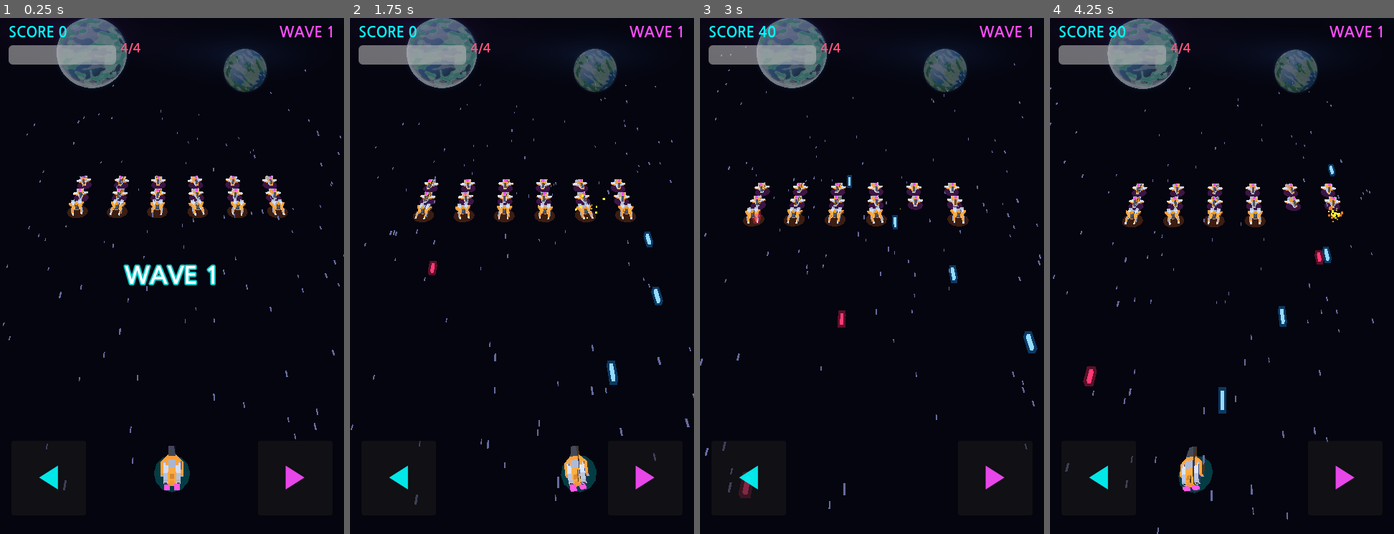
Above: before the commit, frames 1-4 (left to right).
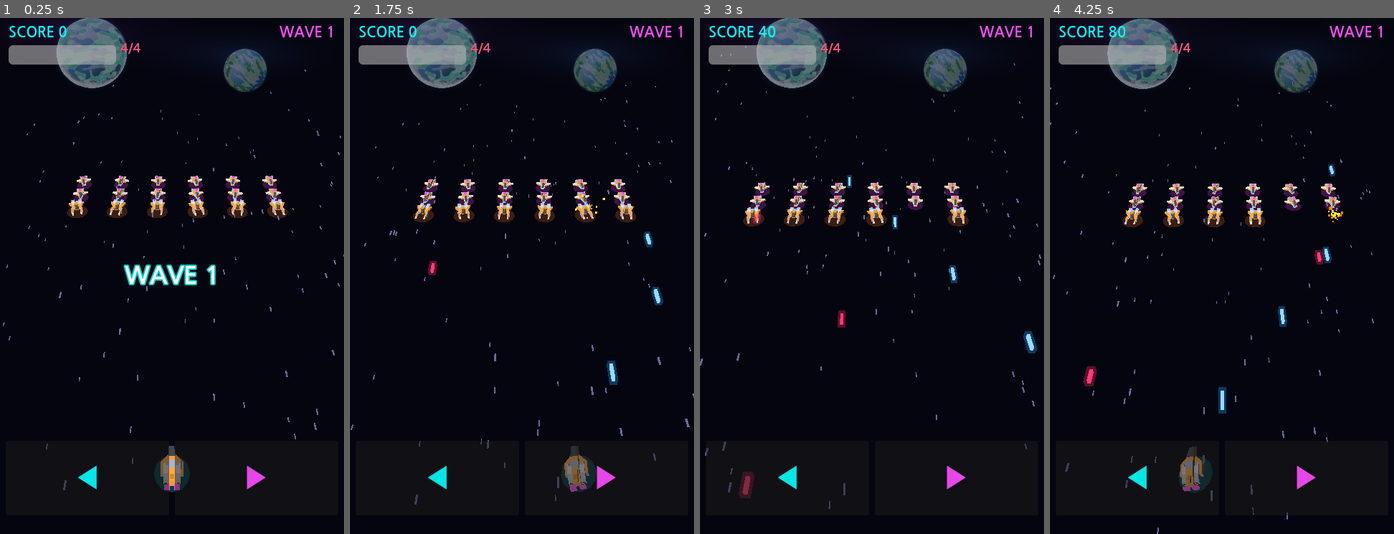
Above: after the commit, the same moments.

Repository: kjw5541a-hash/space-invader26
Game: Godot game, scene res://main3d.tscn
The game is run twice, just before and just after one commit, with the same random seed, the same clock (stepped at 60 frames per second) and the same inputs.
Inputs (mouse positions are in pixels of both pictures, inside the frame that each line leads up to):
- Up to frame 1 (0.25 s): no input
- Up to frame 2 (1.75 s): tap Enter at 0.5, 0.6, 1.35 s; move the mouse to (597, 250) at 0.52 s; hold Right (ui_right) 0.53-1.28 s; click (597, 250) at 0.67 s; tap Space at 0.77, 1.52 s; move the mouse to (453, 301) at 1.27 s; hold Left (ui_left) from 1.28 s (still down)
- Up to frame 3 (3 s): move the mouse to (906, 162) at 2.02 s; release Left (ui_left) at 2.03 s; hold Right (ui_right) from 2.03 s (still down); tap Enter at 2.1, 2.85 s; move the mouse to (854, 379) at 2.77 s; click (854, 379) at 2.92 s
- Up to frame 4 (4.25 s): tap Space at 3.02, 3.77 s; move the mouse to (1325, 353) at 3.52 s; release Right (ui_right) at 3.53 s; hold Left (ui_left) from 3.53 s (still down); tap Enter at 3.6 s

The runs differ from the first frame. In frame 1, 0.8% of the frame differs, in the area x 11-89%, y 82-92%; in frame 2, 1.0%, in the area x 11-89%, y 81-94%; in frame 3, 0.6%; in frame 4, 1.0%.

Commit message:
Quieter SFX, no wave beep, random boss, wide buttons

Diff:
--- a/main3d.gd
+++ b/main3d.gd
@@ -46,6 +46,8 @@
 var boss_ptime := 0.0
 var boss_pinterval := 3.6
 var boss_bspeed := 220.0
+var boss_tx := 0.0
+var boss_tt := 0.0
 var spiral_on := false
 var spiral_t := 0.0
 var spiral_emit := 0.0
@@ -71,9 +73,9 @@
 var sfx_streams := {}
 var sfx_pool: Array = []
 var sfx_vol := {
-	"shoot": -12.0, "enemy_shoot": -22.0, "explosion": -10.0,
-	"hit": -6.0, "wave": -8.0, "boss": -7.0, "gameover": -5.0, "tick": -11.0,
-	"bossdown": -9.0, "boss_shoot": -12.0, "boss_hit": -10.0,
+	"shoot": -16.0, "enemy_shoot": -26.0, "explosion": -14.0,
+	"hit": -10.0, "wave": -12.0, "boss": -11.0, "gameover": -9.0, "tick": -15.0,
+	"bossdown": -13.0, "boss_shoot": -16.0, "boss_hit": -14.0,
 }
 var bgm_stage: AudioStreamPlayer = null
 var bgm_boss: AudioStreamPlayer = null
@@ -423,10 +425,10 @@
 	msg_label.add_theme_constant_override("outline_size", 8)
 	layer.add_child(msg_label)
 
-	var left_btn := _mk_button(layer, "◀", Vector2(16, 590), Color(0, 1, 1))
+	var left_btn := _mk_button(layer, "◀", Vector2(8, 590), Color(0, 1, 1), Vector2(228, 104))
 	left_btn.button_down.connect(func() -> void: touch_left = true)
 	left_btn.button_up.connect(func() -> void: touch_left = false)
-	var right_btn := _mk_button(layer, "▶", Vector2(360, 590), Color(1, 0.3, 1))
+	var right_btn := _mk_button(layer, "▶", Vector2(244, 590), Color(1, 0.3, 1), Vector2(228, 104))
 	right_btn.button_down.connect(func() -> void: touch_right = true)
 	right_btn.button_up.connect(func() -> void: touch_right = false)
 
@@ -444,13 +446,13 @@
 	return l
 
 
-func _mk_button(layer: CanvasLayer, txt: String, pos: Vector2, col: Color) -> Button:
+func _mk_button(layer: CanvasLayer, txt: String, pos: Vector2, col: Color, sz: Vector2 = Vector2(104, 104)) -> Button:
 	var b := Button.new()
 	if ui_font:
 		b.add_theme_font_override("font", ui_font)
 	b.text = txt
 	b.position = pos
-	b.size = Vector2(104, 104)
+	b.size = sz
 	b.focus_mode = Control.FOCUS_NONE
 	b.add_theme_font_size_override("font_size", 42)
 	b.add_theme_color_override("font_color", col)
@@ -560,7 +562,6 @@
 	skill_layer.visible = false
 	skill_open = false
 	get_tree().paused = false
-	_sfx("wave")
 	next_wave_cd = 0.9
 
 
@@ -776,6 +777,8 @@
 	boss = b
 	boss_pattern = -1
 	boss_ptime = 2.0
+	boss_tx = 0.0
+	boss_tt = 0.0
 	boss_pinterval = maxf(2.0, 3.8 - wave * 0.15)
 	boss_bspeed = 200.0 + wave * 12.0
 	if boss_bar:
@@ -1232,9 +1235,17 @@
 	if boss == null or not is_instance_valid(boss):
 		_fire_tick_accum(delta)
 	else:
-		boss.position.x = sin(elapsed * 1.4) * 150.0
-		# 물리 뱅킹: 횡속도에 비례해 롤+요를 줘서 기동과 자세가 일치
-		var bv := 150.0 * 1.4 * cos(elapsed * 1.4)
+		# 랜덤 기동: 1.6~3.2초마다 새 목표 x를 잡고 웨이브 비례 속도로 접근 + 상하 bob
+		boss_tt -= delta
+		if boss_tt <= 0.0:
+			boss_tt = randf_range(1.6, 3.2)
+			boss_tx = randf_range(-150.0, 150.0)
+		var bx0 := boss.position.x
+		boss.position.x = move_toward(boss.position.x, boss_tx, (90.0 + wave * 10.0) * delta)
+		boss.position.x += sin(elapsed * 2.3 + float(wave)) * 20.0 * delta
+		boss.position.z = -250.0 + sin(elapsed * 0.9) * 30.0
+		# 물리 뱅킹: 실제 횡속도에 비례해 롤+요를 줘서 기동과 자세가 일치
+		var bv := (boss.position.x - bx0) / maxf(delta, 0.0001)
 		boss.rotation.z = lerpf(boss.rotation.z, clampf(-bv / 900.0, -0.25, 0.25), delta * 4.0)
 		boss.rotation.y = lerpf(boss.rotation.y, clampf(bv / 2100.0, -0.1, 0.1), delta * 4.0)
 		if boss_core_mat:
@@ -1242,7 +1253,11 @@
 		boss_ptime += delta
 		if boss_ptime >= boss_pinterval:
 			boss_ptime = 0.0
-			boss_pattern = (boss_pattern + 1) % 6
+			# 탄막 순서 랜덤 (직전 패턴 제외)
+			var np := randi() % 6
+			while np == boss_pattern:
+				np = randi() % 6
+			boss_pattern = np
 			_run_boss_pattern()
 		_boss_continuous(delta)
 		if boss_bar and is_instance_valid(boss):
Not shown, changed: build/web/game.html
Not shown, changed: build/web/game.pck
